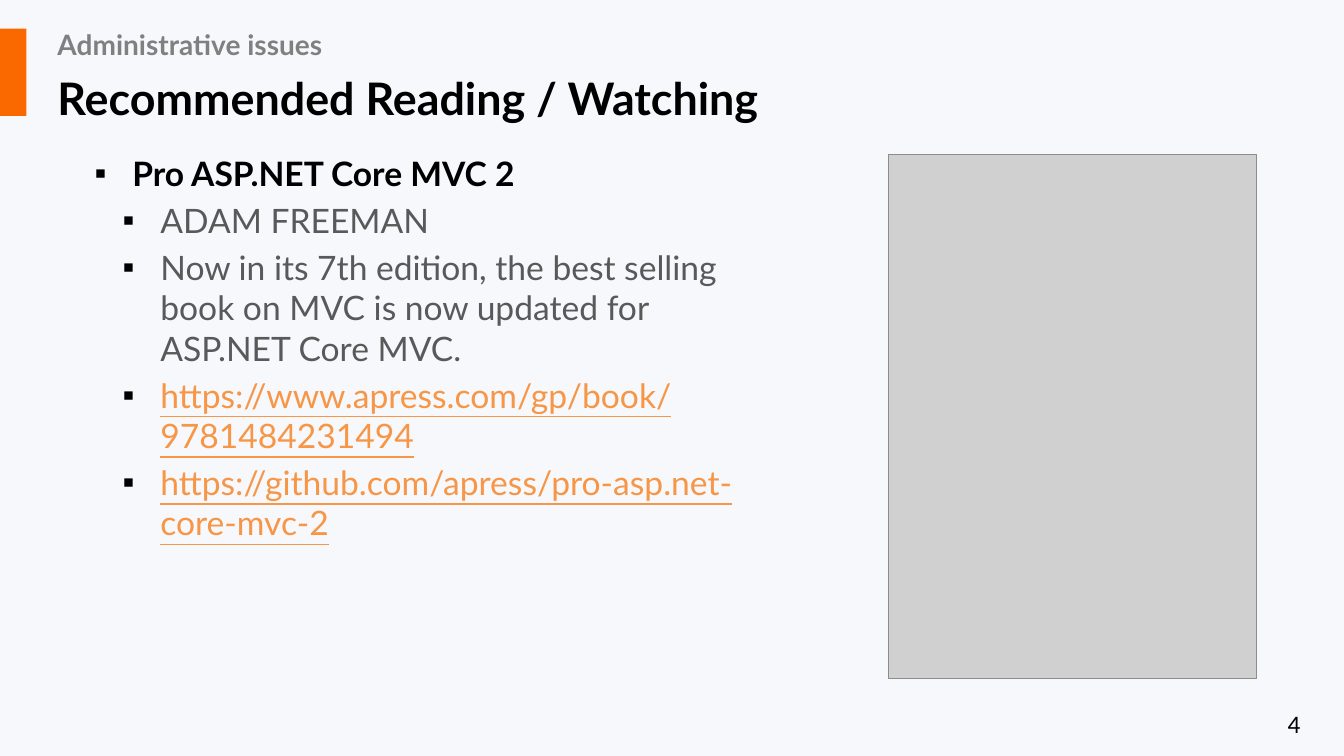
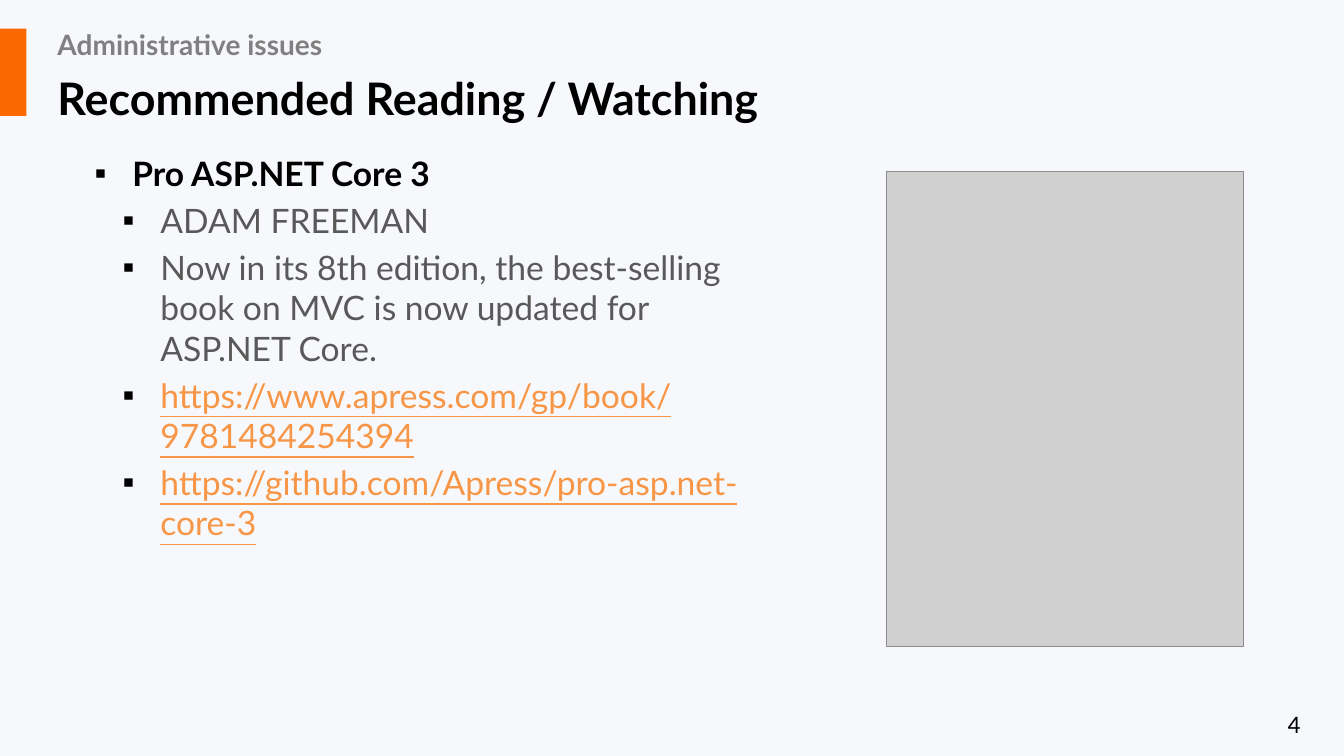
Before and after one commit to liviucotfas/ase-web-and-cloud-applications-security, a slide deck: slide 4 of Presentation ASPNET MVC Core - Part III.pptx. Drawn at 1344x756 pixels with LibreOffice and Linux fonts; fonts in the diff are those of the drawing; grey boxes stand for pictures. Boxes give left, top, right and bottom in pixels: in the first picture for what was removed or moved away, otherwise in the second. Text is boxed around its words. In the diff, an @@ line names an element or a change of style, - is before the commit and + after.

```diff
--- a/Presentation ASPNET MVC Core - Part III.pptx
+++ b/Presentation ASPNET MVC Core - Part III.pptx
@@ text at [132,161,429,187]: text changed @@
-▪ Pro ASP.NET Core MVC 2
+▪ Pro ASP.NET Core 3
@@ picture: place and size @@
-picture at [889,154,1257,679]
+picture at [886,171,1243,646]
@@ text at [160,255,737,536]: text changed @@
-  ▪ Now in its 7th edition, the best selling book on MVC is now updated for ASP.NET Core MVC.
-  ▪ https://www.apress.com/gp/book/9781484231494
-  ▪ https://github.com/apress/pro-asp.net-core-mvc-2
+  ▪ Now in its 8th edition, the best-selling book on MVC is now updated for ASP.NET Core.
+  ▪ https://www.apress.com/gp/book/9781484254394
+  ▪ https://github.com/Apress/pro-asp.net-core-3
```
Also in this commit, not shown: 1 other slide changed.
